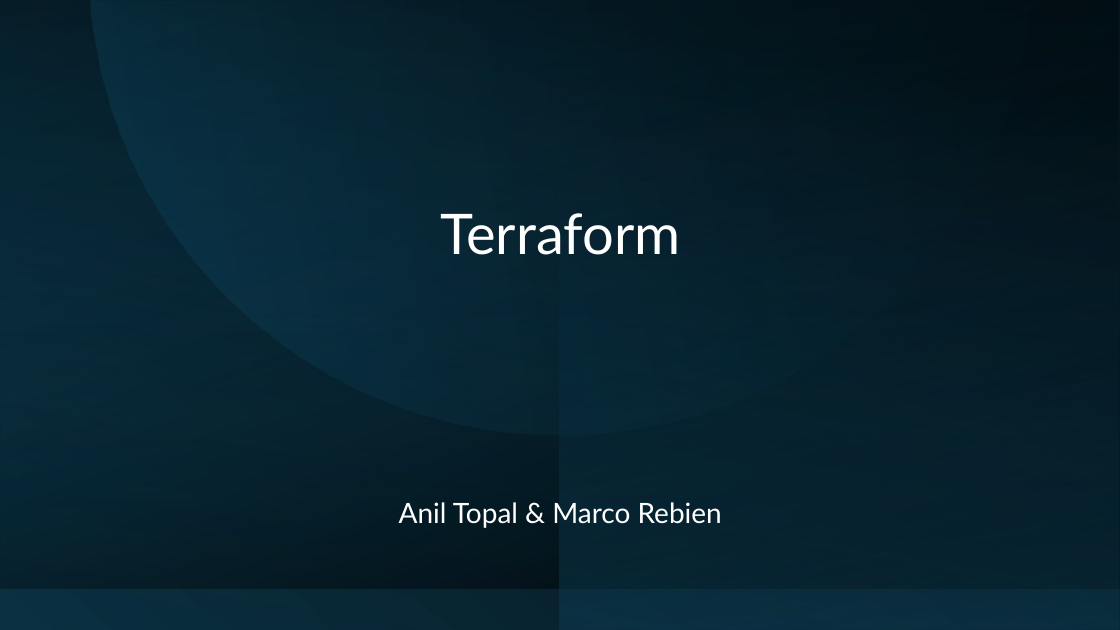
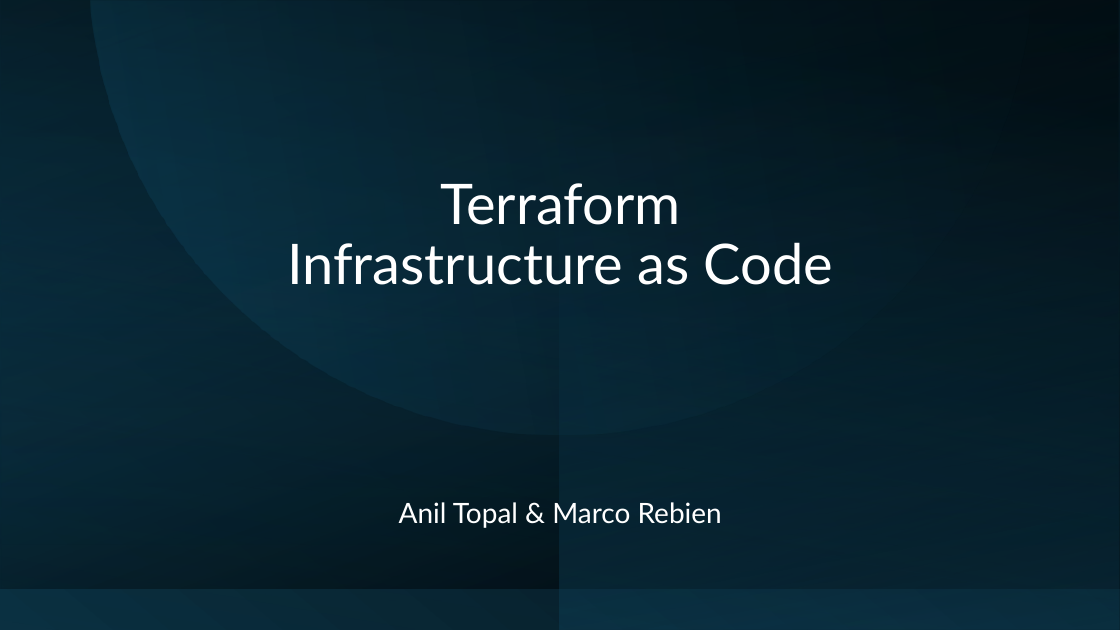
Before and after one commit to sebivenlo/esd-2024-terraform, a slide deck: slide 1 of Presentation/Terraform.pptx. Drawn at 1120x630 pixels with LibreOffice and Linux fonts; fonts in the diff are those of the drawing. Boxes give left, top, right and bottom in pixels: in the first picture for what was removed or moved away, otherwise in the second. Text is boxed around its words. In the diff, an @@ line names an element or a change of style, - is before the commit and + after.

```diff
--- a/Presentation/Terraform.pptx
+++ b/Presentation/Terraform.pptx
@@ title at (x1=287, y1=183, x2=834, y2=285): text changed @@
-Terraform
+Terraform
+Infrastructure as Code
```
